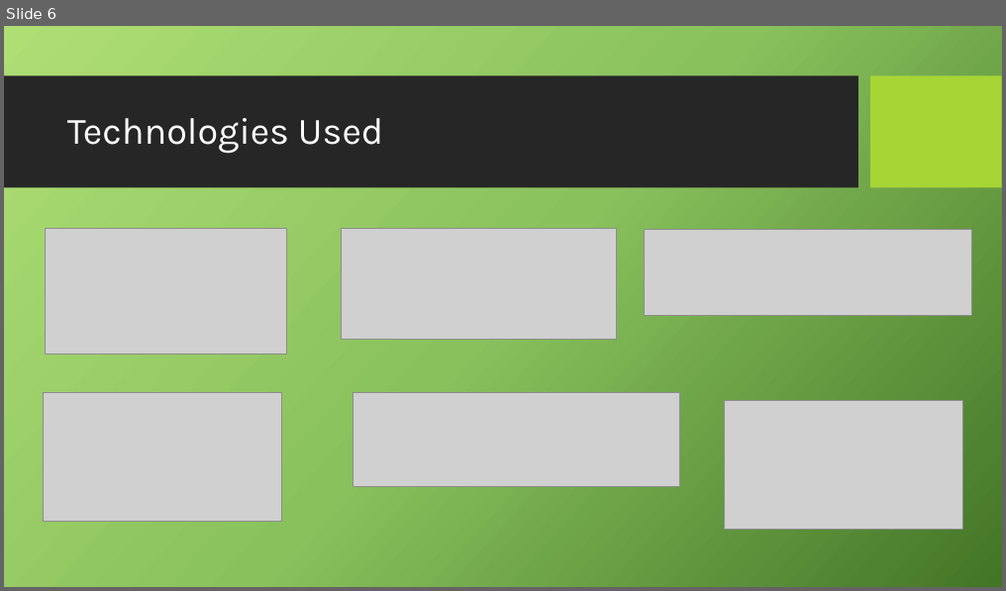
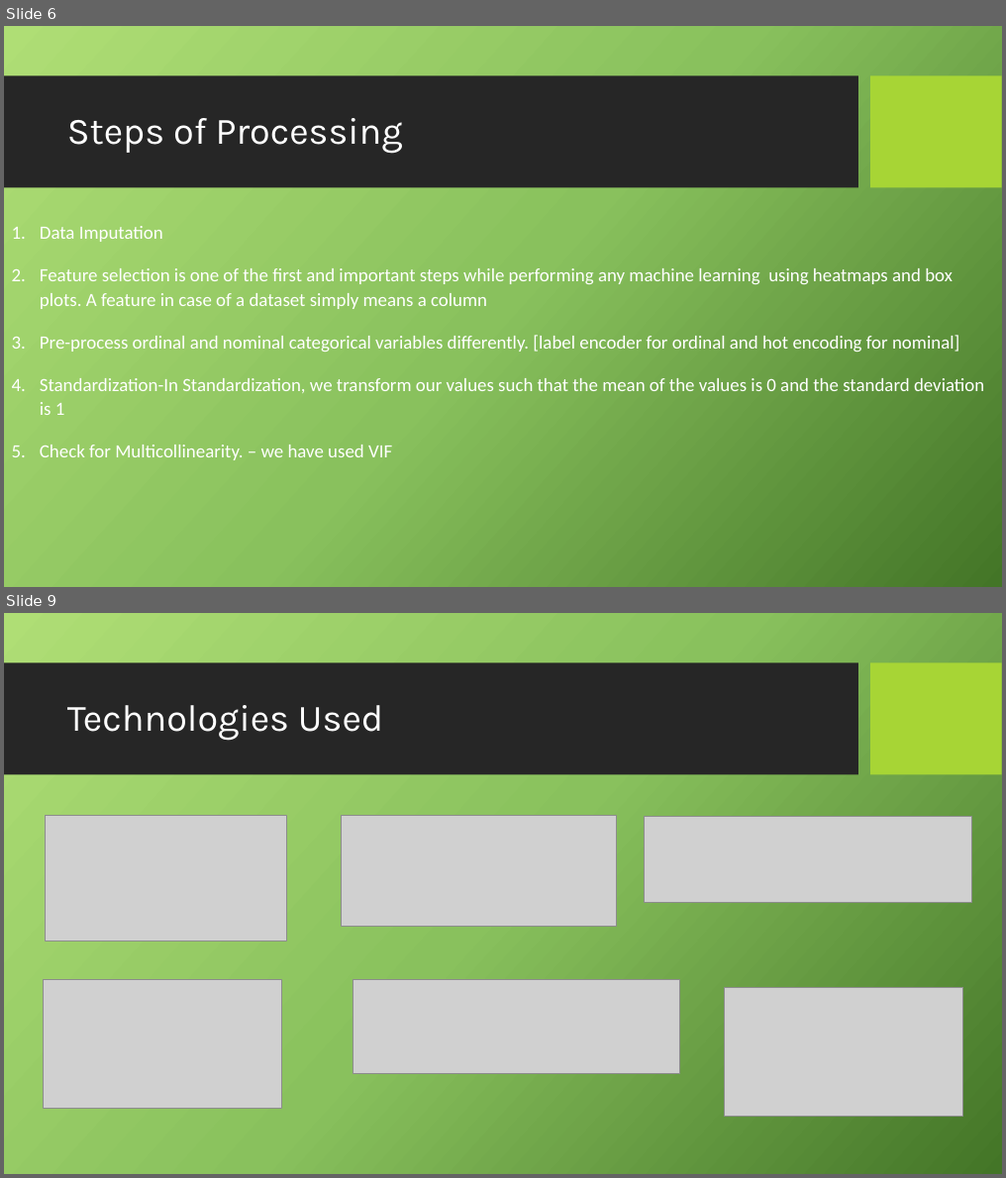
Before and after one commit to Kevin-McConchie/project4fork, a slide deck: Telecom Customer Church - Presentation.pptx. Shown one above the other, each under a label of ours: slide 6 before the commit, slides 6 and 9 after it; the slides between them are not shown. The pictures are 1006x591 and 1006x1178 pixels, drawn with LibreOffice and Linux fonts; fonts in the diff are those of the drawing; grey boxes stand for pictures; background and template pictures are left out. Boxes give left, top, right and bottom in pixels: in the first picture for what was removed or moved away, otherwise in the second. Text is boxed around its words. In the diff, an @@ line names an element or a change of style, - is before the commit and + after.

```diff
--- a/Telecom Customer Church - Presentation.pptx
+++ b/Telecom Customer Church - Presentation.pptx
@@ slide 6 added at bbox=[4, 26, 1002, 587], background picture (left out); not listed: 2 template elements that a slide beside it also shows @@
@@ title added at bbox=[67, 118, 403, 153], 36 pt, text #FFFFFF @@
+Steps of Processing
@@ text added at bbox=[40, 226, 984, 461], 18 pt, text #FFFFFF @@
+1. Data Imputation
+2. Feature selection is one of the first and important steps while performing any machine learning using heatmaps and box plots. A feature in case of a dataset simply means a column
+3. Pre-process ordinal and nominal categorical variables differently. [label encoder for ordinal and hot encoding for nominal]
+4. Standardization-In Standardization, we transform our values such that the mean of the values is 0 and the standard deviation is 1
+5. Check for Multicollinearity. – we have used VIF
@@ what was slide 6 is now slide 9 @@
```
Also in this commit, not shown: 7 slides changed, 18 other slides added, 9 slides removed.
